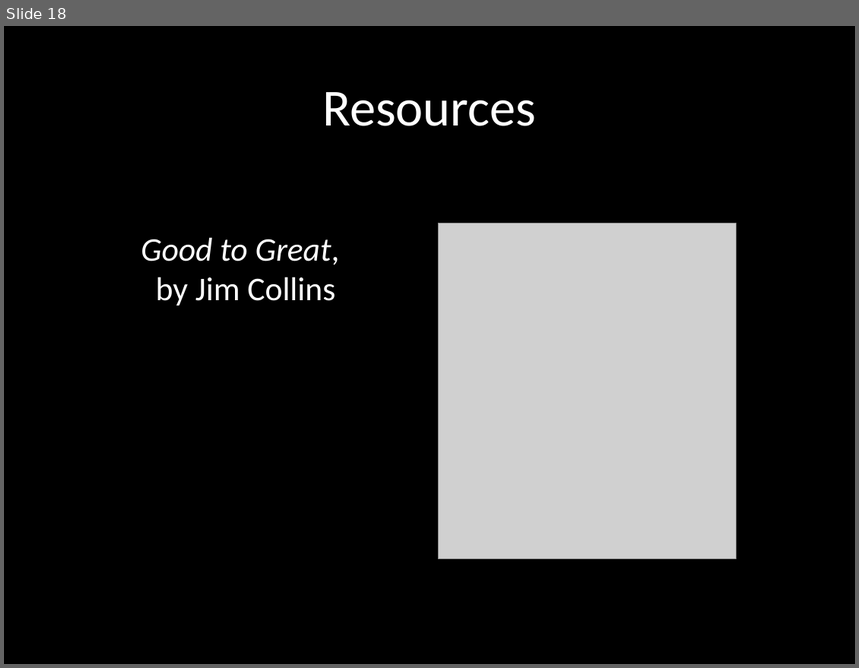
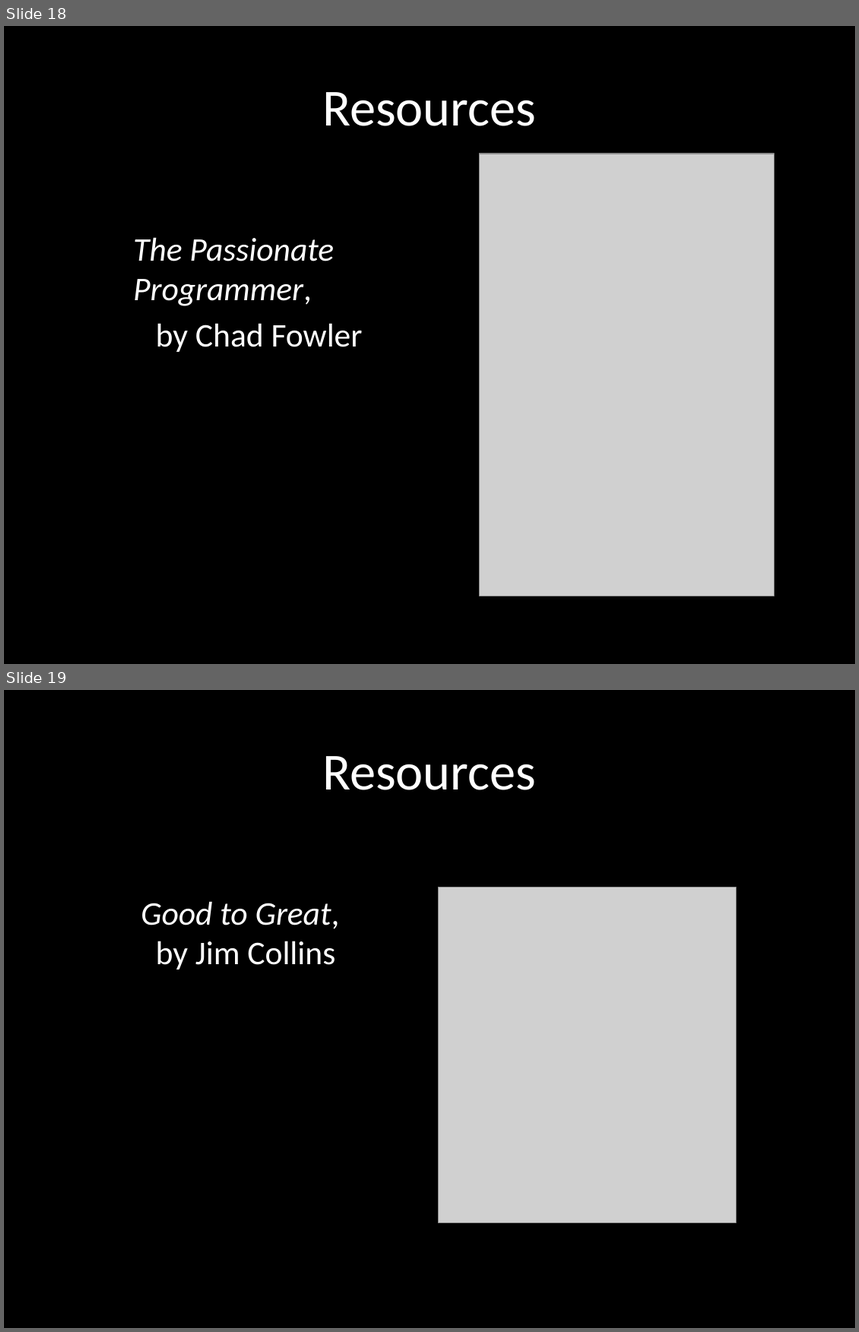
Before and after one commit to JonKruger/the-business-of-you, a slide deck: The Business of You.pptx. Shown one above the other, each under a label of ours: slide 18 before the commit, slides 18 and 19 after it. The pictures are 859x668 and 859x1332 pixels, drawn with LibreOffice and Linux fonts; fonts in the diff are those of the drawing; grey boxes stand for pictures. Boxes give left, top, right and bottom in pixels: in the first picture for what was removed or moved away, otherwise in the second. Text is boxed around its words. In the diff, an @@ line names an element or a change of style, - is before the commit and + after.

Commit message:
updates

```diff
--- a/The Business of You.pptx
+++ b/The Business of You.pptx
@@ slide 18 added at <box>4,26,855,664</box>, background #000000 @@
@@ title added at <box>322,92,536,126</box>, 44 pt, text #FFFFFF @@
+Resources
@@ picture added at <box>479,154,775,596</box> @@
@@ text added at <box>133,237,363,352</box>, 28 pt, text #FFFFFF, italic @@
+The Passionate Programmer,
+by Chad Fowler
@@ what was slide 18 is now slide 19 @@
```
Also in this commit, not shown: 1 slide changed.
